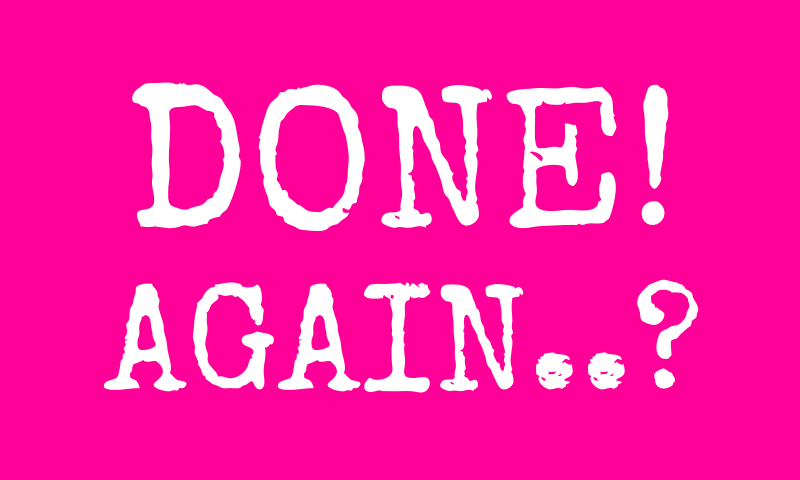
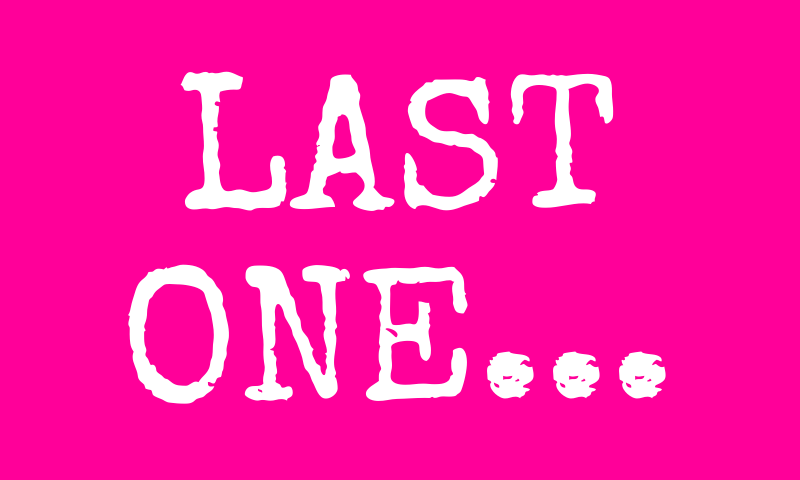
Comparing the layer stacks of the two 800px x 480px images. Changes:
added layer "LAST ONE..." above "POSE MORE!" over [128,71,666,404]
hid "DONE! ..." over [103,82,699,393]
